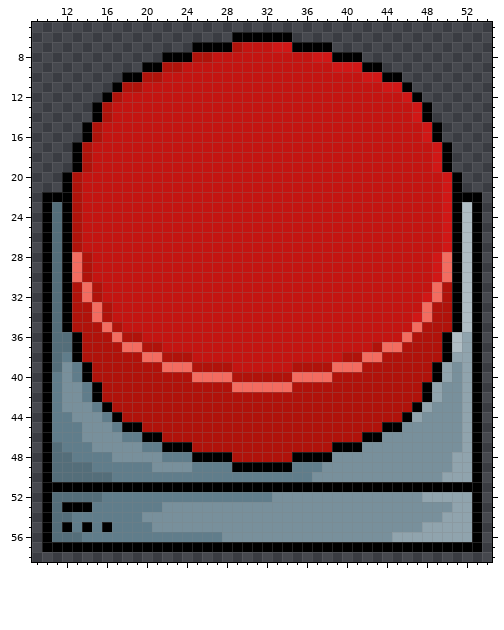
One commit to this pixel-art file: Projet Horde Survivor/Assets/Graphics/Sprites/button.aseprite. That is the earlier state.
64x64 pixels, 1 frame. Shown: x 9..54, y 5..58.
The same view after the edit:
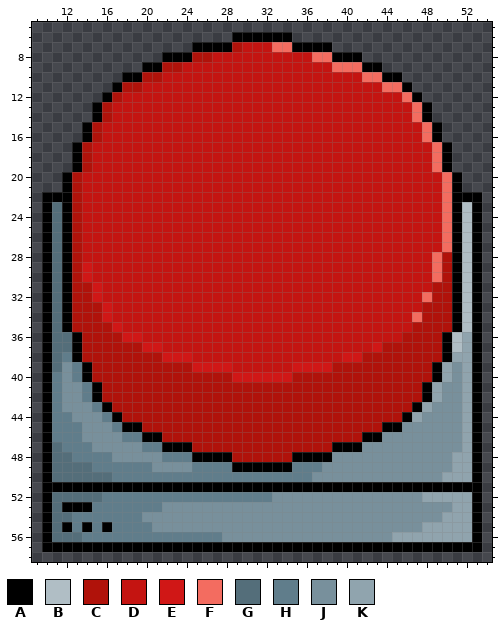
Palette (. is transparent): A #000000  B #b0bec5  C #b0120a  D #c41411  E #d01716  F #f36c60  G #546e7a  H #607d8b  J #78909c  K #90a4ae
Edits made:
y 7: x 33..34 EE -> FF
y 8: x 37..38 EE -> FF
y 9: x 39..41 EEE -> FFF
y 10: x 42..43 EE -> FF
y 11: x 44..45 EE -> FF
y 12: x 46 E -> F
y 13..14: x 47 E -> F
y 15..16: x 48 E -> F
y 17..19: x 49 E -> F
y 20..27: x 50 E -> F
y 28: x 13..14 FC -> CD; x 49..50 EF -> FC
y 29..30: x 13..14 FC -> CE; x 49..50 EF -> FC
y 31: x 14..15 FC -> CE; x 49 F -> C
y 32: x 14..15 FC -> CE; x 48..49 EF -> FC
y 33: x 15..16 FC -> CE; x 48 F -> C
y 34: x 15..16 FC -> CE; x 47..48 EF -> FC
y 35: x 16..17 FC -> CE; x 47 F -> C
y 36: x 17..19 FCC -> CEE; x 46 F -> C
y 37: x 18..21 FFCC -> CCEE; x 43..45 CFF -> ECC
y 38: x 20..24 FFCCC -> CCEEE; x 40..43 CCFF -> EECC
y 39: x 22..28 FFFCCCC -> CCCEEEE; x 35..41 CCCCFFF -> EEEECCC
y 40: x 25..38 FFFFCCCCCCFFFF -> CCCCEEEEEECCCC
y 41: x 29..34 FFFFFF -> CCCCCC
